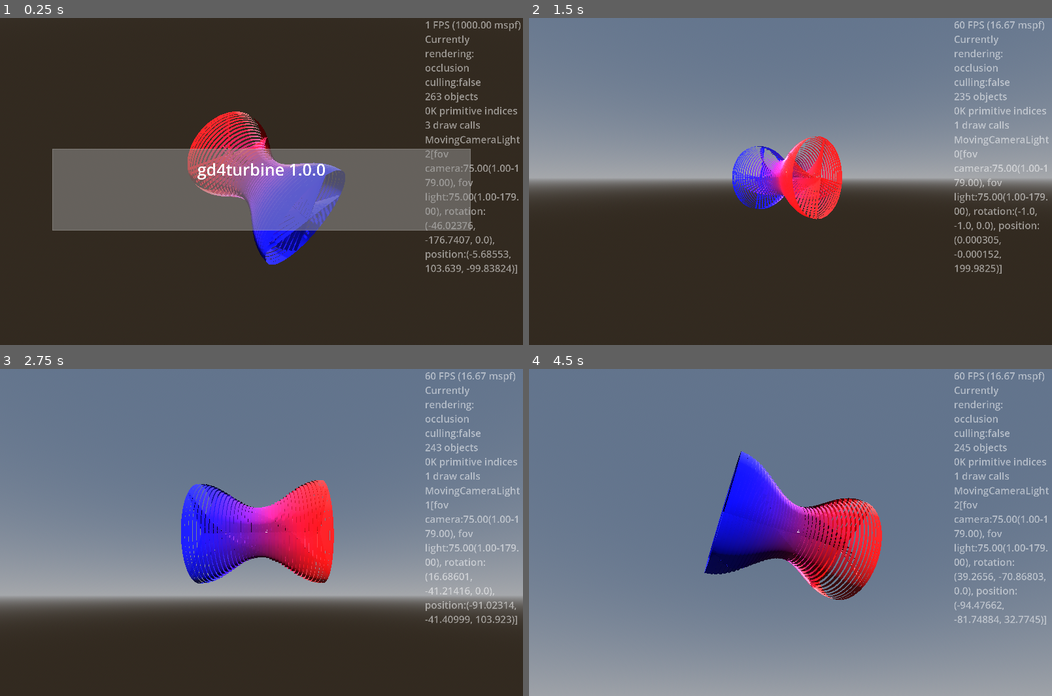
Above: before the commit, frames 1-4 (two rows, left to right).
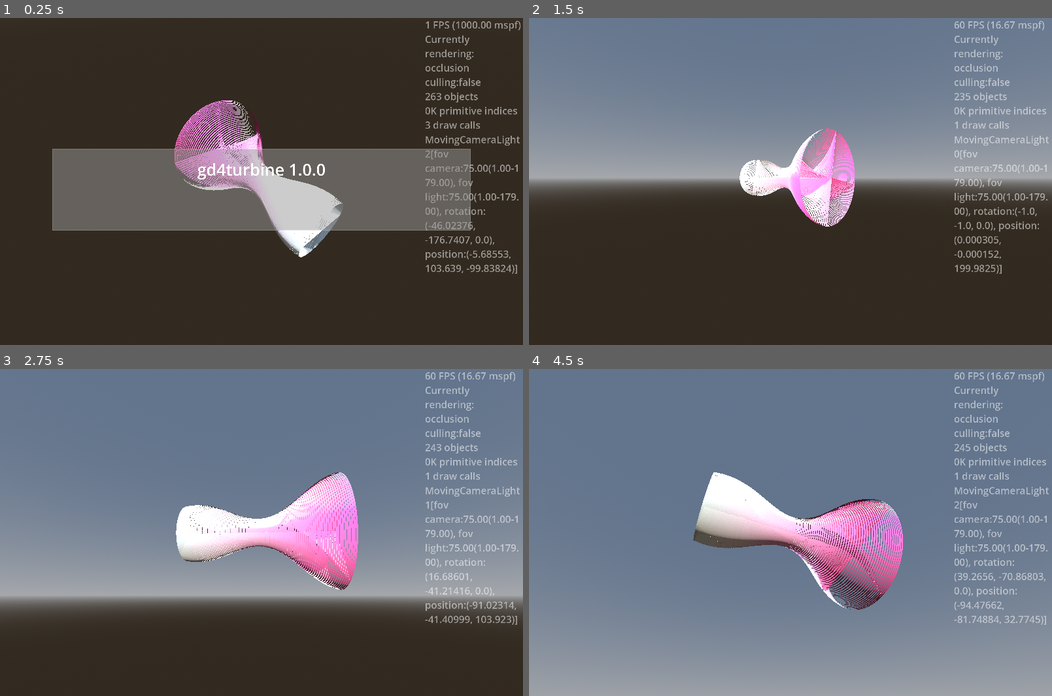
Above: after the commit, the same moments.

Repository: kasworld/gd4turbine
Game: Godot game, scene res://main.tscn
Same seed, same stepped clock (60 frames per second), same inputs: the game is played once before the commit and once after it.
Inputs (mouse positions are in pixels of both pictures, inside the frame that each line leads up to):
- Up to frame 1 (0.25 s): no input
- Up to frame 2 (1.5 s): tap Enter at 0.5 s; move the mouse to (905, 165) at 0.52 s; hold Right 0.53-1.28 s; tap Q at 0.6 s; click (905, 165) at 0.67 s; move the mouse to (685, 197) at 1.27 s; hold Down from 1.28 s (still down); tap E at 1.35 s
- Up to frame 3 (2.75 s): move the mouse to (313, 460) at 2.02 s; release Down at 2.03 s; hold Right from 2.03 s (still down); tap Enter at 2.1 s
- Up to frame 4 (4.5 s): move the mouse to (764, 597) at 2.77 s; release Right at 2.78 s; hold Up 2.78-3.53 s; tap Q at 2.85 s; click (764, 597) at 2.92 s; move the mouse to (947, 581) at 3.52 s; hold Left from 3.53 s (still down); tap E at 3.6 s; move the mouse to (633, 483) at 4.27 s; tap Enter at 4.35 s

The runs differ from the first frame. In frame 1, 7.4% of the frame differs, in the area x 33-66%, y 25-76%; in frame 2, 4.1%; in frame 3, 8.5%; in frame 4, 10%, in the area x 31-72%, y 25-74%.

Commit message:
update Turbine

Diff:
--- a/main.gd
+++ b/main.gd
@@ -56,13 +56,18 @@
 var turbine :Turbine
 func turbine_demo() -> void:
 	turbine = preload("res://turbine/turbine.tscn").instantiate(
-		).init(40,WorldSize.z / 3, 2, 4, Color.BLUE, Color.RED)
+		).init_basic(WorldSize.x,WorldSize.z / 4, 1, 4).set_color_all(random_color(),random_color(),
+		).set_transform_all(scale_cos)
 	turbine.rotation.y = PI/4
 	add_child(turbine)
+func scale_cos(rate :float) -> float:
+	return (cos(rate*PI*2)+2) * (rate/4+0.25)
 func turbine_rotate() -> void:
 	var t := Time.get_unix_time_from_system()
 	var rad := fposmod(t , PI*2)
 	turbine.rotation.z = rad
+func random_color() -> Color:
+	return NamedColorList.color_list.pick_random()[0]
 
 func label_demo() -> void:
 	if $"오른쪽패널/LabelPerformance".visible:
--- a/turbine/turbine.gd
+++ b/turbine/turbine.gd
@@ -1,19 +1,33 @@
 extends Node3D
 class_name Turbine
 
-func init(count :int, radius :float, ring_width :float, arm_count :int, co1 :Color, co2 :Color) -> Turbine:
-	make_rings($RingsOut, count, radius, ring_width, false)
-	make_rings($RingsIn, count, radius, ring_width, true)
-	var blade_mesh := BoxMesh.new()
-	blade_mesh.size = Vector3(radius, ring_width/10, ring_width )
-	$Blades.init_with_alpha(blade_mesh, count*arm_count)
+static func scale_cos(rate :float) -> float:
+	return (cos(rate*PI*2)+3)/4
 
+func init_sample(count :int, radius :float, ring_width :float, arm_count :int, co1 :Color, co2 :Color) -> Turbine:
+	init_basic(count, radius, ring_width, arm_count)
 	set_transform_all(scale_cos)
 	set_color_all(co1,co2)
 	return self
 
-func scale_cos(rate :float) -> float:
-	return (cos(rate*PI*2)+3)/4
+func init_basic(count :int, radius :float, ring_width :float, arm_count :int) -> Turbine:
+	_init_rings($RingsOut, count, radius, ring_width, false)
+	_init_rings($RingsIn, count, radius, ring_width, true)
+	var blade_mesh := BoxMesh.new()
+	blade_mesh.size = Vector3(radius, ring_width/10, ring_width )
+	$Blades.init_with_alpha(blade_mesh, count*arm_count, 1.0 ,false)
+	return self
+
+func _init_rings(rings :MultiMeshShape, count :int, radius :float, ring_width :float, flip_faces :bool) -> void:
+	var ring_mesh := CylinderMesh.new()
+	ring_mesh.cap_bottom = false
+	ring_mesh.cap_top = false
+	ring_mesh.top_radius = radius
+	ring_mesh.bottom_radius = radius
+	ring_mesh.height = ring_width
+	ring_mesh.flip_faces = flip_faces
+	rings.init_with_alpha(ring_mesh, count, 0.9, false)
+
 
 func set_transform_all(scale_fn:Callable) -> Turbine:
 	var count :int = $RingsOut.multimesh.visible_instance_count
@@ -67,14 +81,3 @@
 	var base_int := i*arm_count
 	for j in arm_count:
 		$Blades.multimesh.set_instance_color(base_int+j, co)
-
-func make_rings(rings :MultiMeshShape, count :int, radius :float, ring_width :float, flip_faces :bool) -> MultiMeshShape:
-	var ring_mesh := CylinderMesh.new()
-	ring_mesh.cap_bottom = false
-	ring_mesh.cap_top = false
-	ring_mesh.top_radius = radius
-	ring_mesh.bottom_radius = radius
-	ring_mesh.height = ring_width
-	ring_mesh.flip_faces = flip_faces
-	rings.init_with_alpha(ring_mesh, count,0.9)
-	return rings
